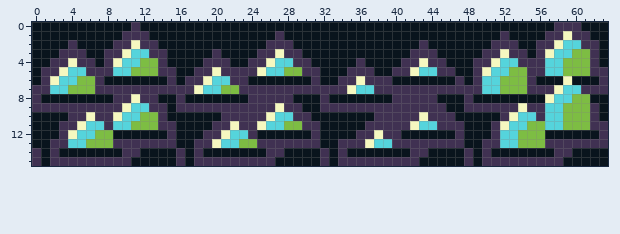
A pixel-art sprite gets an edit: images/spikes.png. The picture above is the old version.
The file is 64x16 pixels.
After the commit:
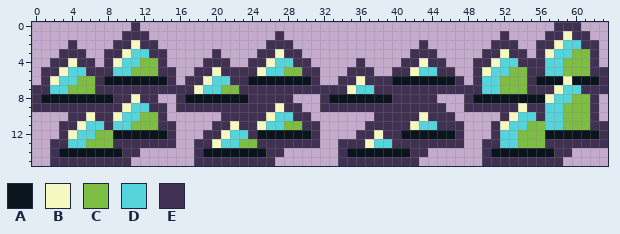
Palette (. is transparent): A #09141d  B #f5f8c0  C #7dbd43  D #55d4dc  E #403152
Message: Made spikes transparent
Difference:
{"y":0,"x":0,"old":"AAAAAAAAAAA","new":"..........."}
{"y":0,"x":12,"old":"AAAAAAAAAAAAAAAAAAAAAAAAAAAAAAAAAAAAAAAAAAAAAA","new":".............................................."}
{"y":0,"x":61,"old":"AAA","new":"..."}
{"y":1,"x":0,"old":"AAAAAAAAAA","new":".........."}
{"y":1,"x":13,"old":"AAAAAAAAAAAAAA","new":".............."}
{"y":1,"x":28,"old":"AAAAAAAAAAAAAAAAAAAAAAAA","new":"........................"}
{"y":1,"x":53,"old":"AAAA","new":"...."}
{"y":1,"x":62,"old":"AA","new":".."}
{"y":2,"x":0,"old":"AAAA","new":"...."}
{"y":2,"x":5,"old":"AAAA","new":"...."}
{"y":2,"x":14,"old":"AAAAAAAAAAAA","new":"............"}
{"y":2,"x":29,"old":"AAAAAAAAAAAAAA","new":".............."}
{"y":2,"x":44,"old":"AAAAAAA","new":"......."}
{"y":2,"x":54,"old":"AA","new":".."}
{"y":2,"x":63,"old":"A","new":"."}
{"y":3,"x":0,"old":"AAA","new":"..."}
{"y":3,"x":6,"old":"AA","new":".."}
{"y":3,"x":15,"old":"AAAAA","new":"....."}
{"y":3,"x":21,"old":"AAAA","new":"...."}
{"y":3,"x":30,"old":"AAAAAAAAAAAA","new":"............"}
{"y":3,"x":45,"old":"AAAAA","new":"....."}
{"y":3,"x":55,"old":"A","new":"."}
{"y":3,"x":63,"old":"A","new":"."}
{"y":4,"x":0,"old":"AA","new":".."}
{"y":4,"x":7,"old":"A","new":"."}
{"y":4,"x":15,"old":"AAAA","new":"...."}
{"y":4,"x":22,"old":"AA","new":".."}
{"y":4,"x":31,"old":"AAAAA","new":"....."}
{"y":4,"x":37,"old":"AAAA","new":"...."}
{"y":4,"x":46,"old":"AAA","new":"..."}
{"y":4,"x":63,"old":"A","new":"."}
{"y":5,"x":0,"old":"A","new":"."}
{"y":5,"x":16,"old":"AA","new":".."}
{"y":5,"x":32,"old":"AAA","new":"..."}
{"y":5,"x":38,"old":"AA","new":".."}
{"y":5,"x":47,"old":"AA","new":".."}
{"y":6,"x":0,"old":"A","new":"."}
{"y":6,"x":16,"old":"A","new":"."}
{"y":6,"x":32,"old":"AA","new":".."}
{"y":6,"x":48,"old":"A","new":"."}
{"y":8,"x":14,"old":"AA","new":".."}
{"y":8,"x":29,"old":"AAA","new":"..."}
{"y":8,"x":45,"old":"AAA","new":"..."}
{"y":8,"x":62,"old":"AA","new":"E."}
{"y":9,"x":15,"old":"A","new":"."}
{"y":9,"x":30,"old":"AA","new":".."}
{"y":9,"x":46,"old":"AA","new":".."}
{"y":9,"x":63,"old":"A","new":"."}
{"y":10,"x":0,"old":"AAAA","new":"...."}
{"y":10,"x":15,"old":"AAAAAA","new":"......"}
{"y":10,"x":31,"old":"AAAAAAA","new":"......."}
{"y":10,"x":47,"old":"AAAAA","new":"....."}
{"y":10,"x":63,"old":"A","new":"."}
{"y":11,"x":0,"old":"AAA","new":"..."}
{"y":11,"x":16,"old":"AAAA","new":"...."}
{"y":11,"x":32,"old":"AAAAA","new":"....."}
{"y":11,"x":48,"old":"AAA","new":"..."}
{"y":12,"x":0,"old":"AAA","new":"..."}
{"y":12,"x":16,"old":"AAA","new":"..."}
{"y":12,"x":32,"old":"AAAA","new":"...."}
{"y":12,"x":48,"old":"AAA","new":"..."}
{"y":13,"x":0,"old":"AA","new":".."}
{"y":13,"x":16,"old":"AA","new":".."}
{"y":13,"x":32,"old":"AA","new":".."}
{"y":13,"x":48,"old":"AA","new":".."}
{"y":14,"x":0,"old":"EA","new":".."}
{"y":14,"x":12,"old":"AAAAEA","new":"......"}
{"y":14,"x":28,"old":"AAAAEA","new":"......"}
{"y":14,"x":44,"old":"AAAAEA","new":"......"}
{"y":14,"x":60,"old":"AAAA","new":"...."}
{"y":15,"x":0,"old":"EA","new":".."}
{"y":15,"x":11,"old":"AAAAAEA","new":"......."}
{"y":15,"x":27,"old":"AAAAAEA","new":"......."}
{"y":15,"x":43,"old":"AAAAAEA","new":"......."}
{"y":15,"x":59,"old":"AAAAA","new":"....."}
{"label":"changed","picture_box":[32,22,608,166]}
